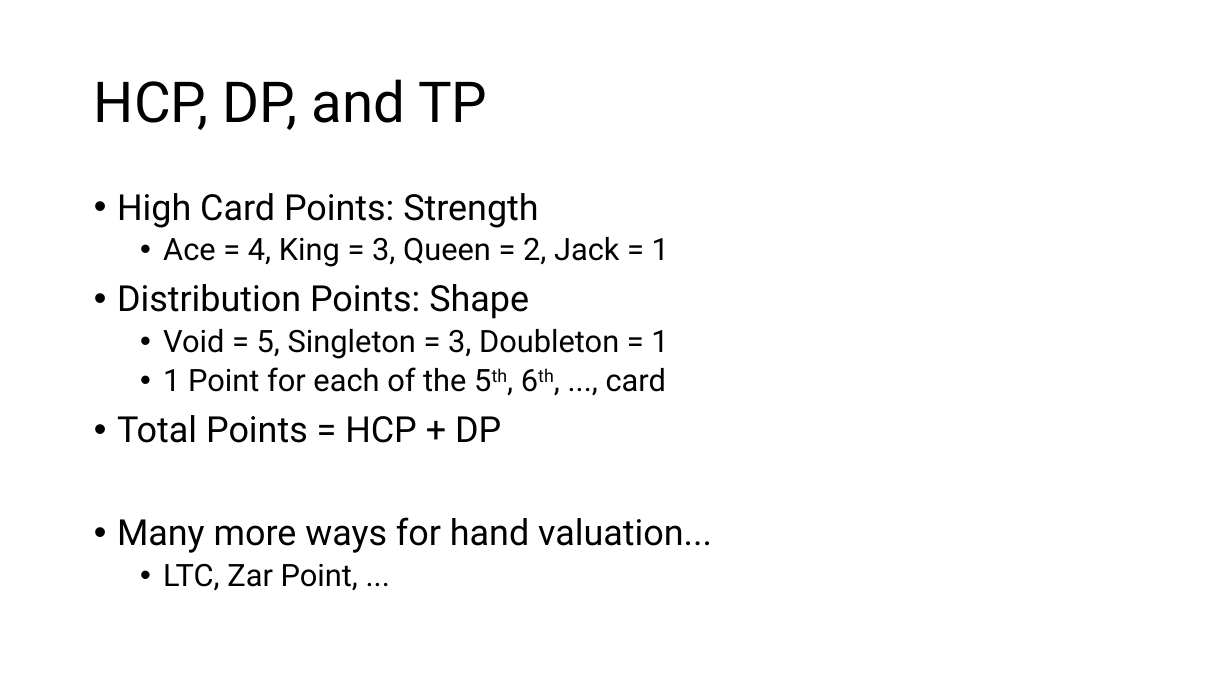
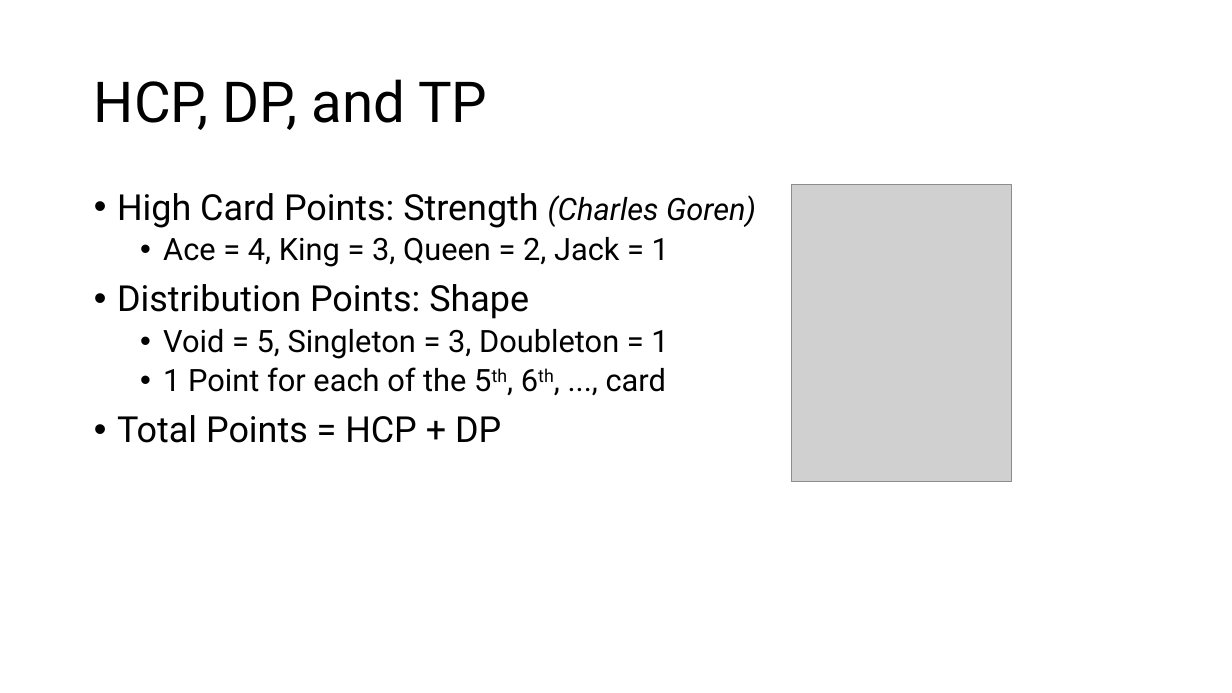
Before and after one commit to sywhub/bridge101, a slide deck: slide 6 of lectures.pptx (slide 5 before the commit). Drawn at 1232x693 pixels with LibreOffice and Linux fonts; fonts in the diff are those of the drawing; grey boxes stand for pictures; background and template pictures are left out. Boxes give left, top, right and bottom in pixels: in the first picture for what was removed or moved away, otherwise in the second. Text is boxed around its words. In the diff, an @@ line names an element or a change of style, - is before the commit and + after.

```diff
--- a/lectures.pptx
+++ b/lectures.pptx
@@ text at box(117, 193, 756, 228): text changed @@
-• High Card Points: Strength
+• High Card Points: Strength (Charles Goren)
@@ picture added at box(792, 185, 1012, 482) @@
@@ text at box(117, 517, 712, 591): paragraphs removed @@
-• Many more ways for hand valuation...
-  • LTC, Zar Point, ...
```
Also in this commit, not shown: 11 other slides changed, 8 slides added, 1 slide removed.
